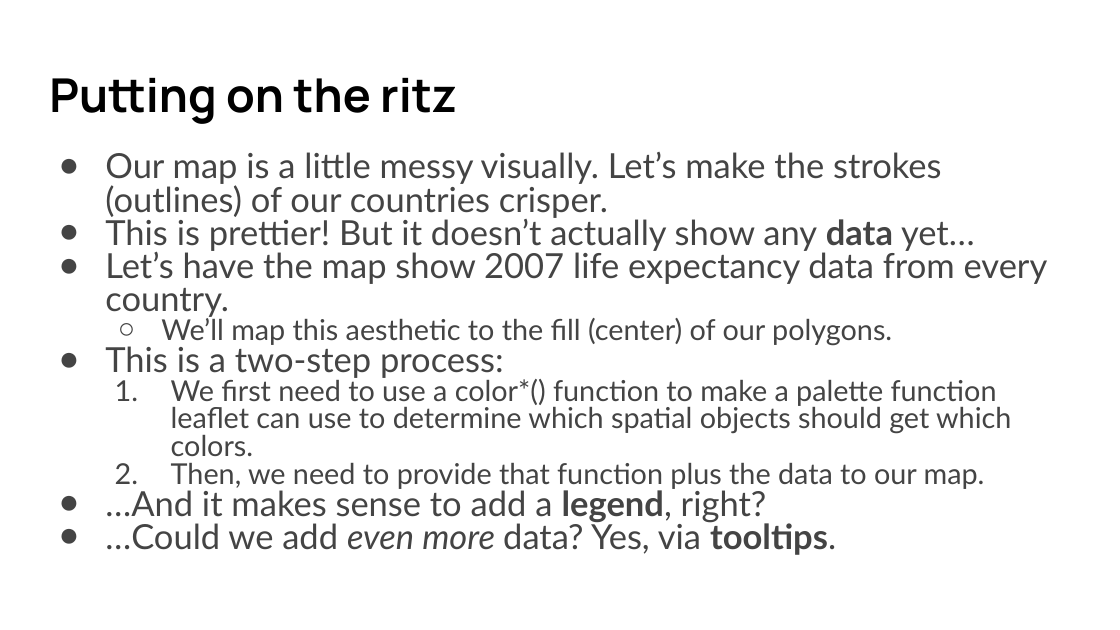
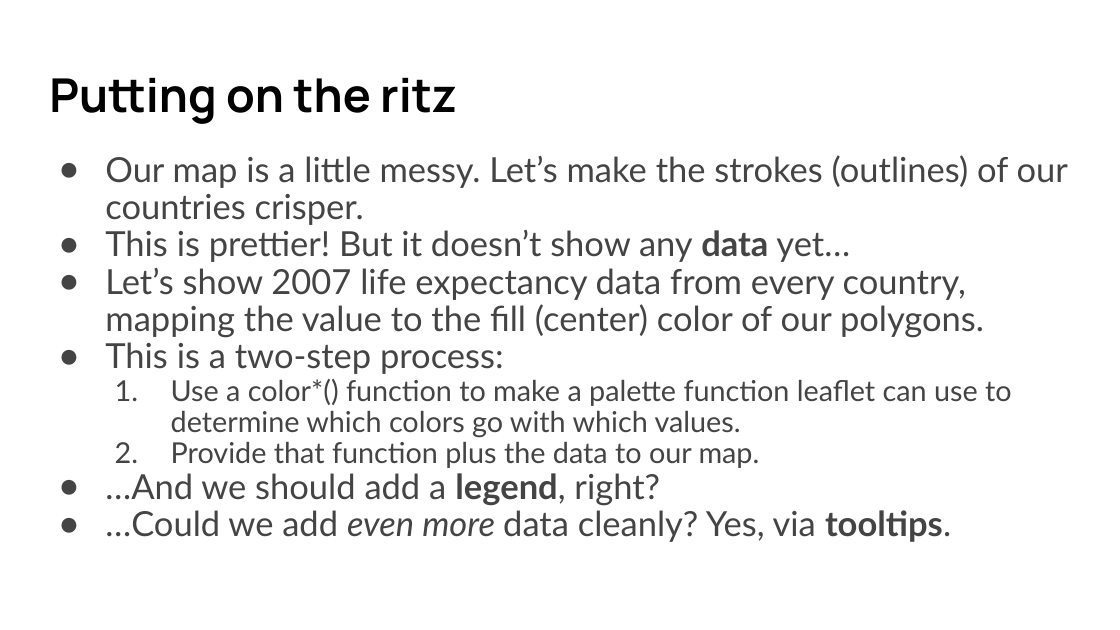
Before and after one commit to umn-dash/r-shiny, a slide deck: slide 55 of instructors/files/SWC slides R Shiny 2024 Fall.pptx. Drawn at 1120x630 pixels with LibreOffice and Linux fonts; fonts in the diff are those of the drawing. Boxes give left, top, right and bottom in pixels: in the first picture for what was removed or moved away, otherwise in the second. Text is boxed around its words. In the diff, an @@ line names an element or a change of style, - is before the commit and + after.

```diff
--- a/instructors/files/SWC slides R Shiny 2024 Fall.pptx
+++ b/instructors/files/SWC slides R Shiny 2024 Fall.pptx
@@ text at bbox=[105, 155, 1068, 337]: text changed @@
-● Our map is a little messy visually. Let’s make the strokes (outlines) of our countries crisper.
-● This is prettier! But it doesn’t actually show any data yet…
-● Let’s have the map show 2007 life expectancy data from every country.
-  ○ We’ll map this aesthetic to the fill (center) of our polygons.
+● Our map is a little messy. Let’s make the strokes (outlines) of our countries crisper.
+● This is prettier! But it doesn’t show any data yet…
+● Let’s show 2007 life expectancy data from every country, mapping the value to the fill (center) color of our polygons.
@@ text at bbox=[105, 342, 504, 374]: line spacing 0.8 to 0.9 @@
@@ text at bbox=[105, 379, 1012, 542]: text changed @@
-  1. We first need to use a color*() function to make a palette function leaflet can use to determine which spatial objects should get which colors.
-  2. Then, we need to provide that function plus the data to our map.
-● …And it makes sense to add a legend, right?
-● …Could we add even more data? Yes, via tooltips.
+  1. Use a color*() function to make a palette function leaflet can use to determine which colors go with which values.
+  2. Provide that function plus the data to our map.
+● …And we should add a legend, right?
+● …Could we add even more data cleanly? Yes, via tooltips.
```
Also in this commit, not shown: 2 other slides changed, 7 slides added, 18 other files.
